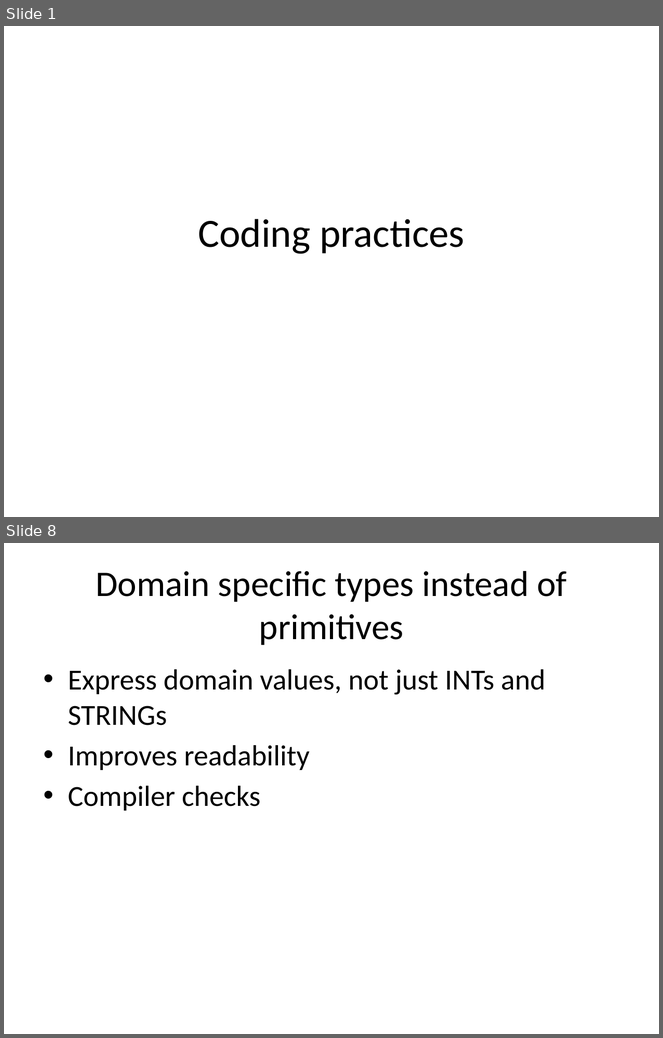
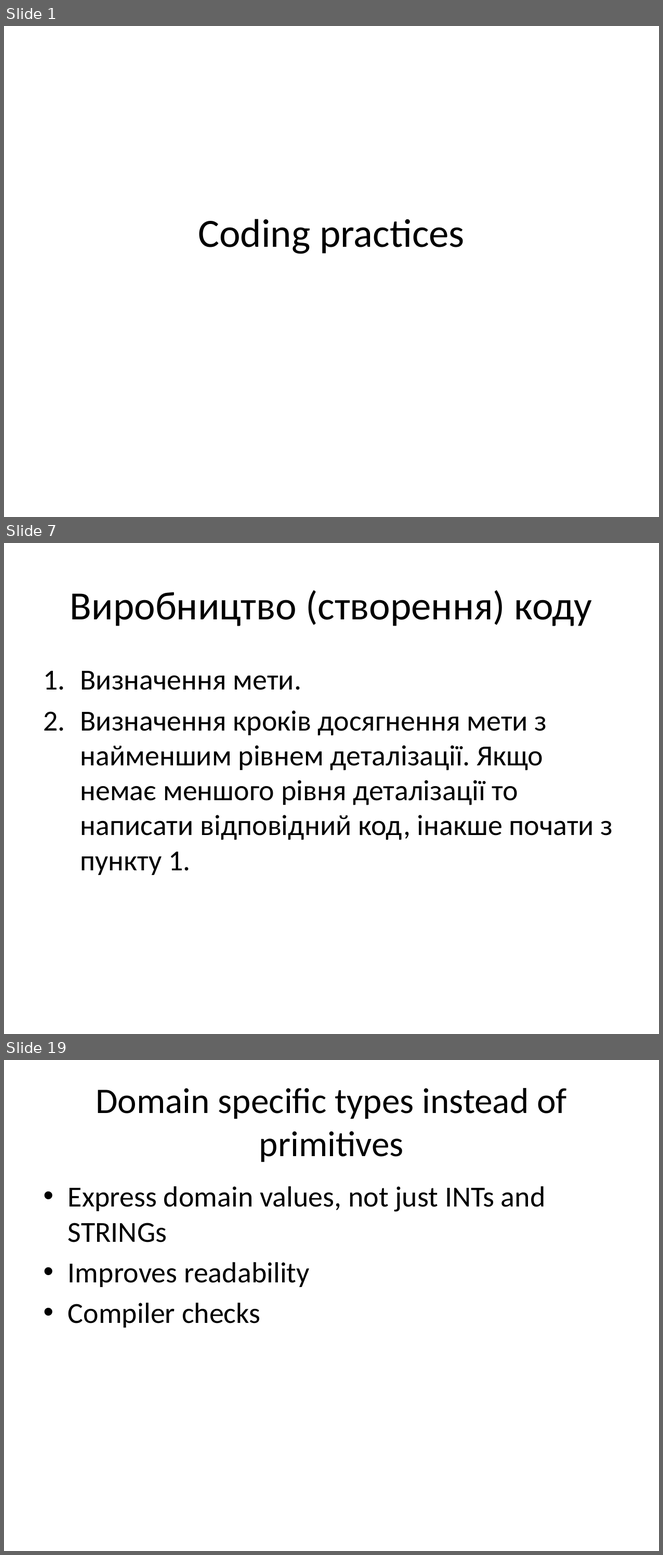
Before and after one commit to siryc/TORT, a slide deck: 1 Coding Practices/1 Coding practices Final.pptx. Shown one above the other, each under a label of ours: slides 1 and 8 before the commit, slides 1, 7 and 19 after it; the slides between them are not shown. The pictures are 663x1038 and 663x1555 pixels, drawn with LibreOffice and Linux fonts; fonts in the diff are those of the drawing. Boxes give left, top, right and bottom in pixels: in the first picture for what was removed or moved away, otherwise in the second. Text is boxed around its words. In the diff, an @@ line names an element or a change of style, - is before the commit and + after.

```diff
--- a/1 Coding Practices/1 Coding practices Final.pptx
+++ b/1 Coding Practices/1 Coding practices Final.pptx
@@ slide 7 added at (4,543,659,1034), background #FFFFFF @@
@@ title added at (70,590,592,626), 44 pt, text #000000 @@
+Виробництво (створення) коду
@@ text added at (80,671,613,875), 32 pt, text #000000 @@
+1. Визначення мети.
+2. Визначення кроків досягнення мети з найменшим рівнем деталізації. Якщо немає меншого рівня деталізації то написати відповідний код, інакше почати з пункту 1.
@@ what was slide 8 is now slide 19 @@
```
Also in this commit, not shown: 11 slides changed, 15 other slides added, 4 slides removed.
